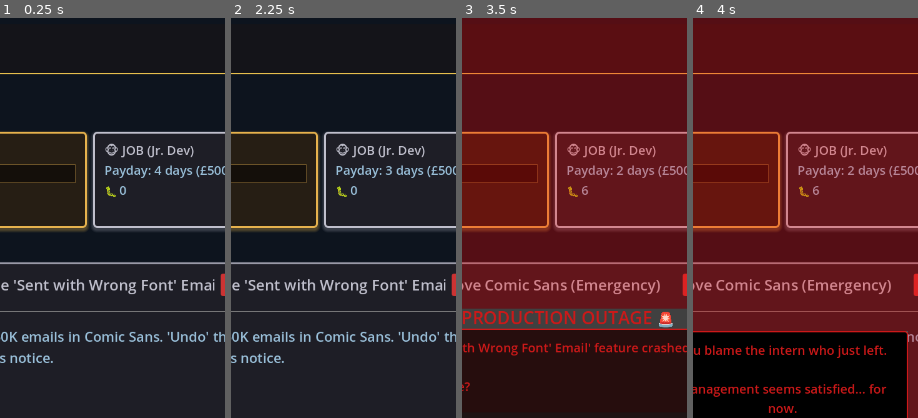
Above: before the commit, frames 1-4 (left to right).
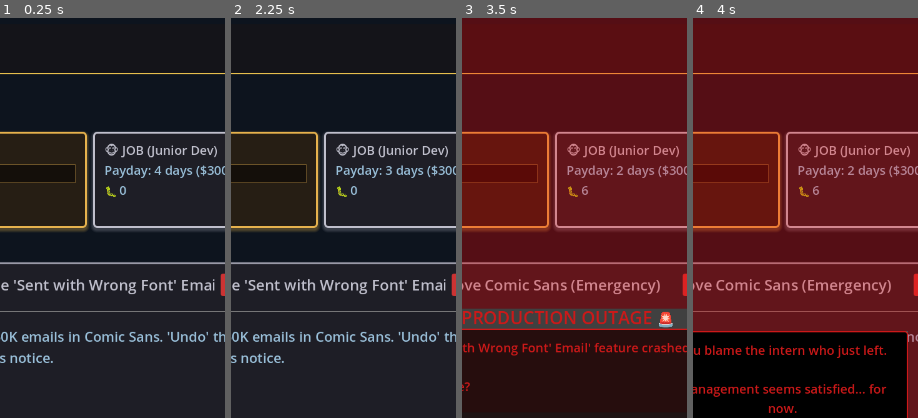
Above: after the commit, the same moments.

Repository: lmchoi/alt-f-this
Game: Godot game, scene res://scenes/game_ui.tscn
Same seed, same stepped clock (60 frames per second), same inputs: the game is played once before the commit and once after it.
Inputs:
- Up to frame 1 (0.25 s): no input
- Up to frame 2 (2.25 s): click "🚨 SHIP IT" at 0.5 s; click "REAL WORK (Side Project)" at 1.25 s; click "DO 🐵 JOB" at 2 s
- Up to frame 3 (3.5 s): click "🚨 SHIP IT" at 2.75 s
- Up to frame 4 (4 s): click "The intern we just let go." at 3.5 s
The pictures show only the part of the screen within x 30-80%, y 0-50%; the shares and areas given below are measured in that part.

The runs differ from the first frame. In frame 1, 0.4% of the frame differs, in the area x 69-97%, y 31-40%; in frame 2, 0.4%; in frame 3, 0.4%; in frame 4, 0.4%.

Commit message:
Update job panel to show dynamic job title and salary
- Connect to promotion_earned signal in job panel
- Update job title label to show current level
- Update salary displays to use get_current_salary()
- Initialize job title on load with current level
- Fixes promotion to update existing UI instead of top bar

🤖 Generated with [Claude Code](https://claude.com/claude-code)

Co-Authored-By: Claude <noreply@anthropic.com>

Diff:
--- a/scenes/job_info.gd
+++ b/scenes/job_info.gd
@@ -17,10 +17,12 @@
 	GameManager.next_day.connect(_update_payday)
 	GameManager.payday_occurred.connect(_on_payday)
 	GameManager.pip_warnings_changed.connect(_update_pip_indicator)
+	GameManager.promotion_earned.connect(_update_job_title)
 
 	_update_bugs(GameManager.bugs)
 	_update_payday(GameManager.day)
 	_update_pip_indicator(GameManager.pip_warnings)
+	_update_job_title(GameManager.job_level, GameManager.get_job_title(), GameManager.get_current_salary())
 
 func _update_bugs(amount: int):
 	bugs_value.text = str(amount)
@@ -33,10 +35,15 @@
 
 func _update_payday(_day: int):
 	var days = GameManager.days_until_payday - 1
+	var salary = GameManager.get_current_salary()
 	if days == 1:
-		salary_label.text = "Payday: Tomorrow (£500)"
+		salary_label.text = "Payday: Tomorrow ($%d)" % salary
 	else:
-		salary_label.text = "Payday: %d days (£500)" % days
+		salary_label.text = "Payday: %d days ($%d)" % [days, salary]
 
 func _on_payday(_amount: int):
-	salary_label.text = "Payday: Today!!! (£500)"
+	var salary = GameManager.get_current_salary()
+	salary_label.text = "Payday: Today!!! ($%d)" % salary
+
+func _update_job_title(new_level: int, new_title: String, new_salary: int):
+	job_title.text = "🐵 JOB (%s)" % new_title
